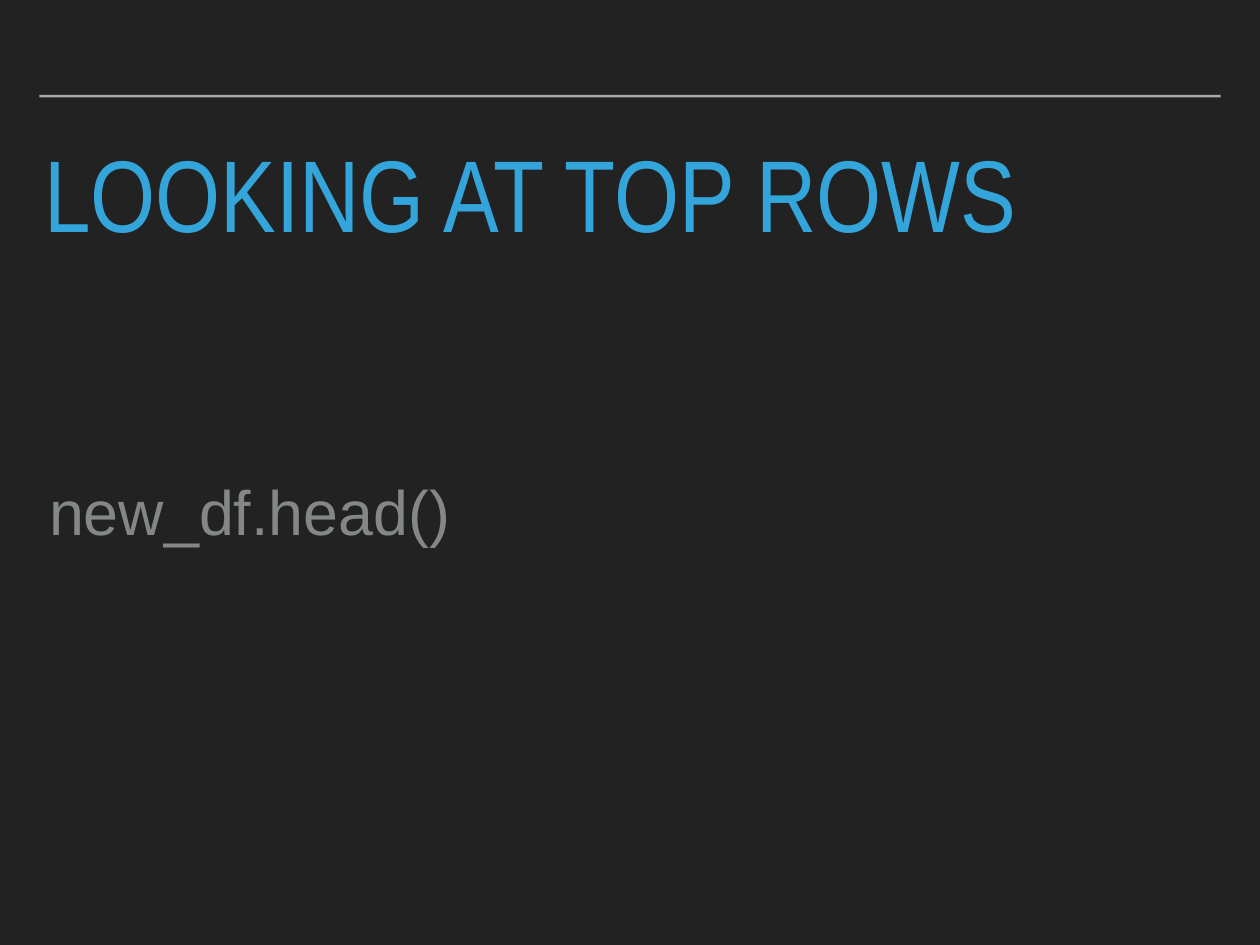
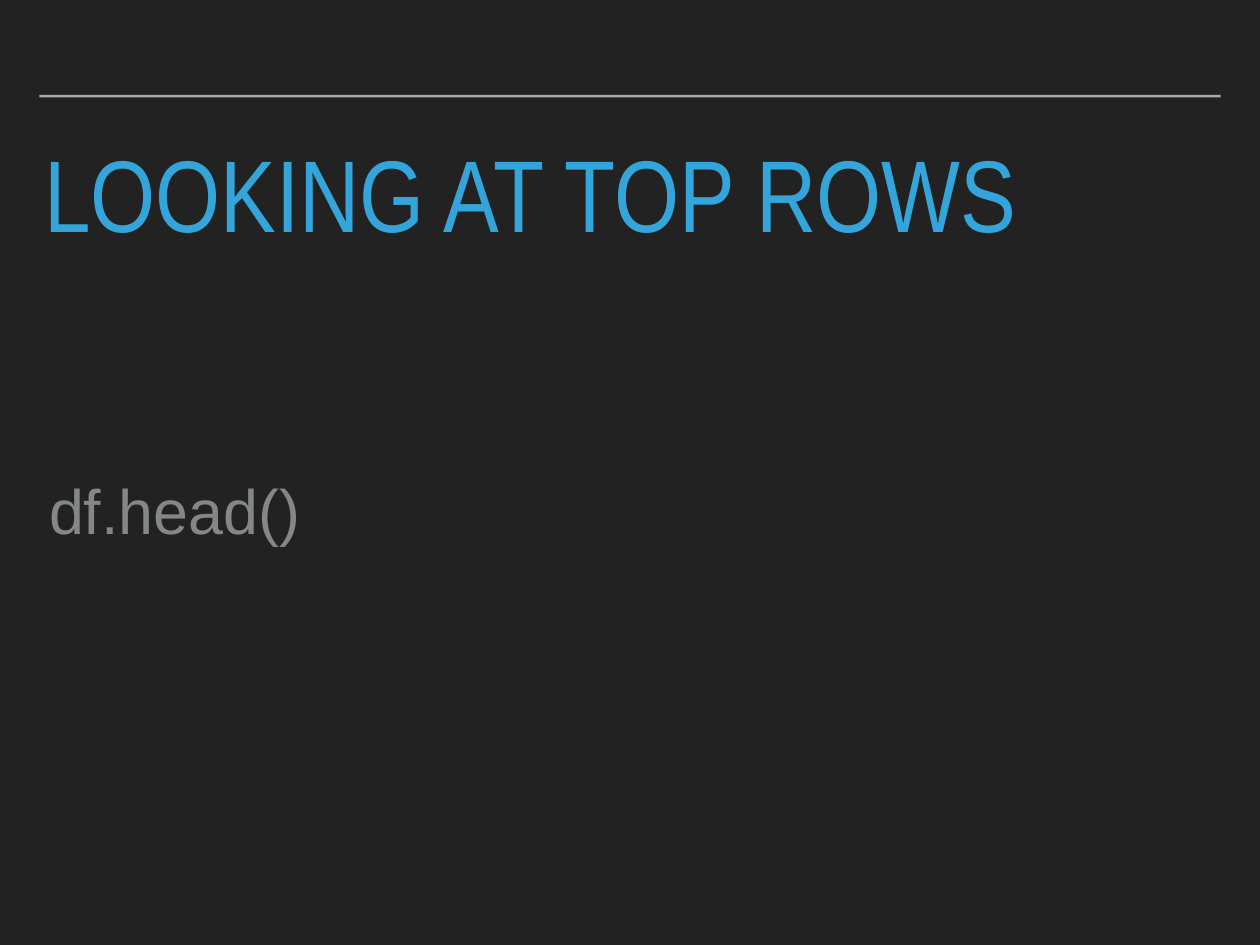
Before and after one commit to patricks1/python-for-data-science, a slide deck: slide 7 of Session06/Session6_Slides.pptx. Drawn at 1260x945 pixels with LibreOffice and Linux fonts; fonts in the diff are those of the drawing. Boxes give left, top, right and bottom in pixels: in the first picture for what was removed or moved away, otherwise in the second. Text is boxed around its words. In the diff, an @@ line names an element or a change of style, - is before the commit and + after.

```diff
--- a/Session06/Session6_Slides.pptx
+++ b/Session06/Session6_Slides.pptx
@@ text at [49, 488, 300, 546]: text changed @@
-new_df.head()
+df.head()
```
Also in this commit, not shown: 1 other slide changed.
